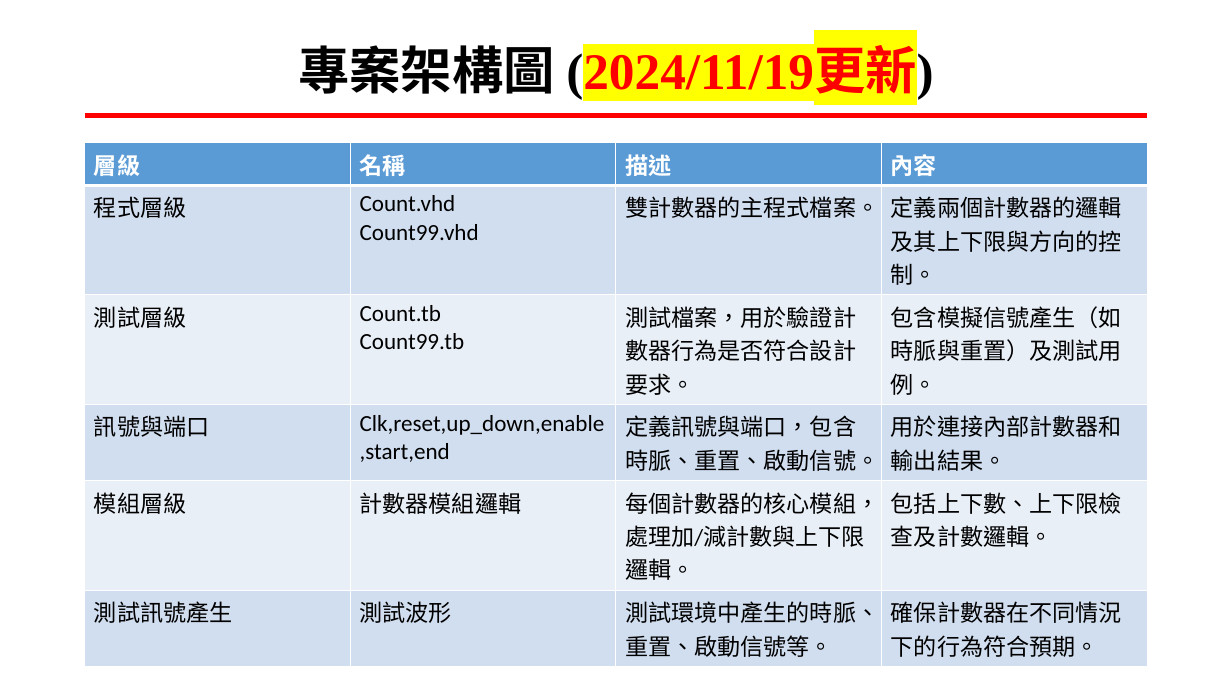
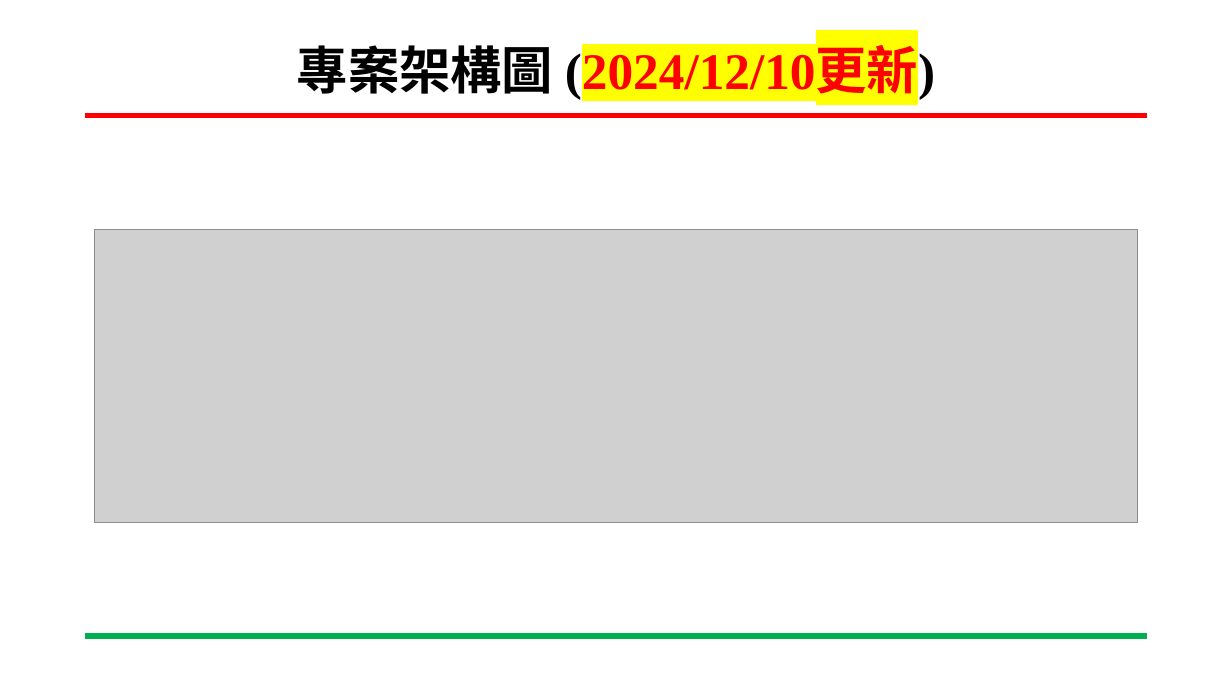
Before and after one commit to xuanaka/SoC_lab, a slide deck: slide 9 of 專案進度報告.pptx (slide 11 before the commit). Drawn at 1232x693 pixels with LibreOffice and Linux fonts; fonts in the diff are those of the drawing; grey boxes stand for pictures; background and template pictures are left out. Boxes give left, top, right and bottom in pixels: in the first picture for what was removed or moved away, otherwise in the second. Text is boxed around its words. In the diff, an @@ line names an element or a change of style, - is before the commit and + after.

Commit message:
專案進度報告
第三題

```diff
--- a/專案進度報告.pptx
+++ b/專案進度報告.pptx
@@ title at [297,45,935,100]: text changed @@
-專案架構圖 (2024/11/19更新)
+專案架構圖 (2024/12/10更新)
@@ table removed at [85,142,1150,661], 6 rows, 4 columns @@
-層級 | 名稱 | 描述 | 內容
-程式層級 | Count.vhd / Count99.vhd | 雙計數器的主程式檔案。 | 定義兩個計數器的邏輯及其上下限與方向的控制。
-測試層級 | Count.tb / Count99.tb | 測試檔案，用於驗證計數器行為是否符合設計要求。 | 包含模擬信號產生（如時脈與重置）及測試用例。
-訊號與端口 | Clk,reset,up_down,enable,start,end | 定義訊號與端口，包含時脈、重置、啟動信號。 | 用於連接內部計數器和輸出結果。
-模組層級 | 計數器模組邏輯 | 每個計數器的核心模組，處理加/減計數與上下限邏輯。 | 包括上下數、上下限檢查及計數邏輯。
-測試訊號產生 | 測試波形 | 測試環境中產生的時脈、重置、啟動信號等。 | 確保計數器在不同情況下的行為符合預期。
@@ picture added at [94,230,1138,523] @@
```
Also in this commit, not shown: 12 other slides changed, 2 slides removed.
